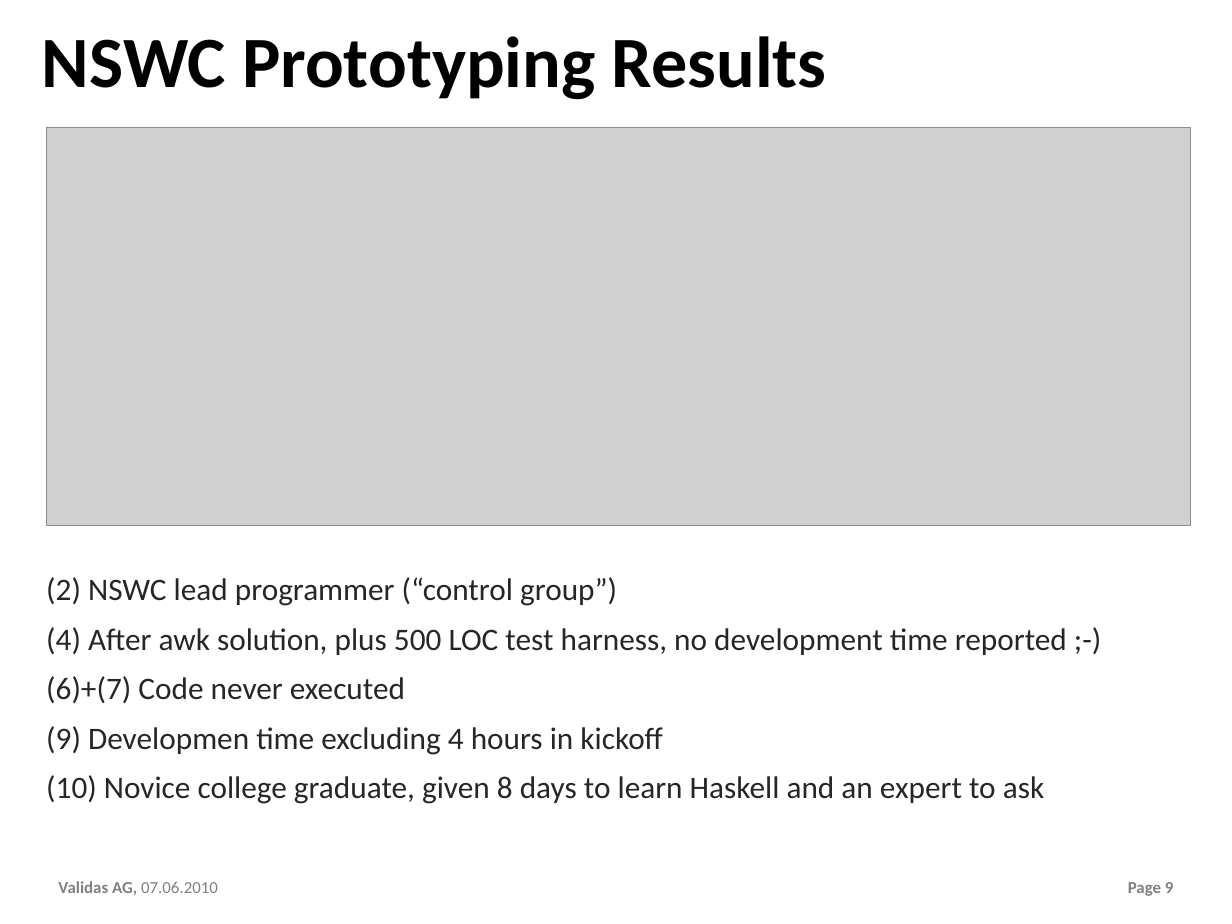
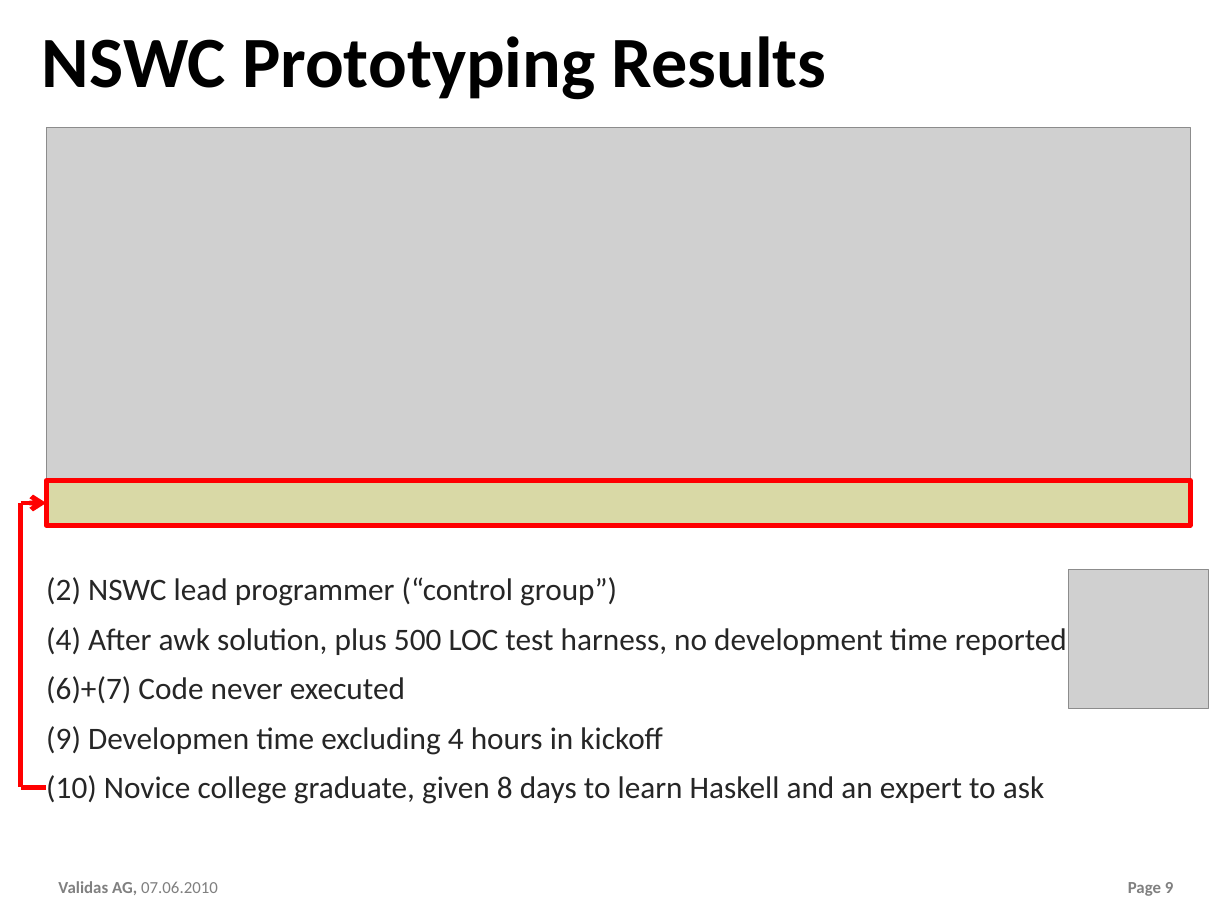
Before and after one commit to theoremprover/chess, a slide deck: slide 9 of ppt/Chess200.pptx. Drawn at 1232x924 pixels with LibreOffice and Linux fonts; fonts in the diff are those of the drawing; grey boxes stand for pictures; background and template pictures are left out. Boxes give left, top, right and bottom in pixels: in the first picture for what was removed or moved away, otherwise in the second. Text is boxed around its words. In the diff, an @@ line names an element or a change of style, - is before the commit and + after.

```diff
--- a/ppt/Chess200.pptx
+++ b/ppt/Chess200.pptx
@@ arrow added from (21, 503) to (46, 503), #FF0000 4 pt @@
@@ line added from (21, 503) to (21, 788), #FF0000 4 pt @@
@@ rectangle added at [46, 481, 1190, 526], fill #FFFF00 at 20% opacity, outline #FF0000 4 pt @@
@@ picture added at [1069, 569, 1209, 709] @@
@@ text at [46, 627, 1067, 655]: text changed @@
-(4) After awk solution, plus 500 LOC test harness, no development time reported ;-)
+(4) After awk solution, plus 500 LOC test harness, no development time reported
@@ line added from (21, 788) to (46, 788), #FF0000 4 pt @@
```
Also in this commit, not shown: 2 other slides changed.
